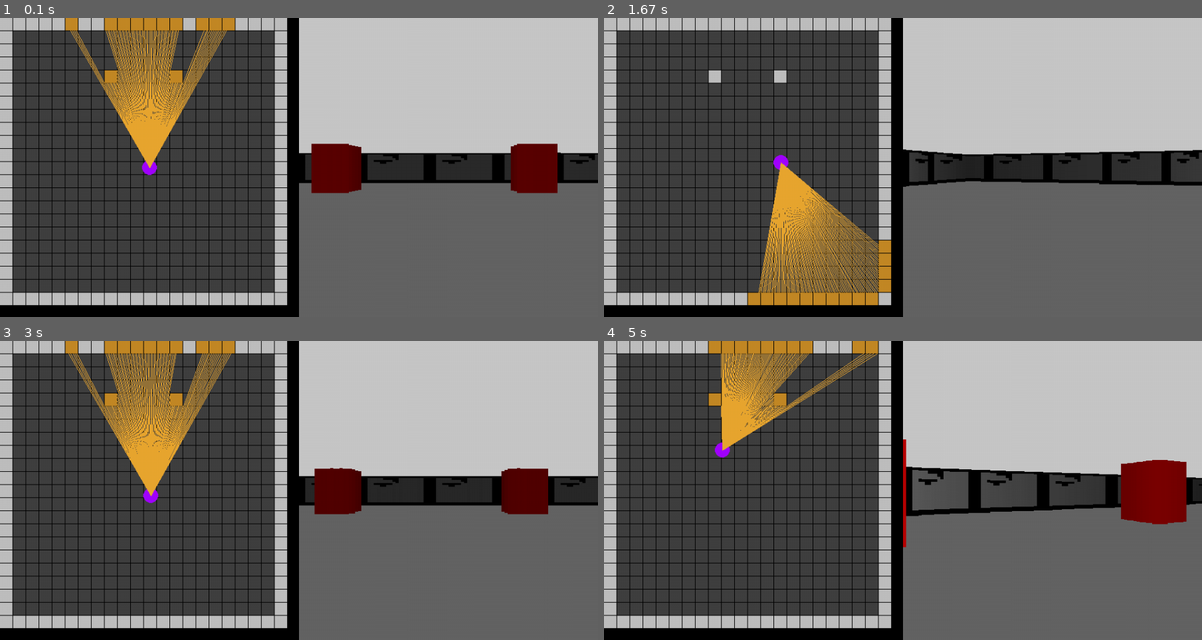
Above: before the commit, frames 1-4 (two rows, left to right).
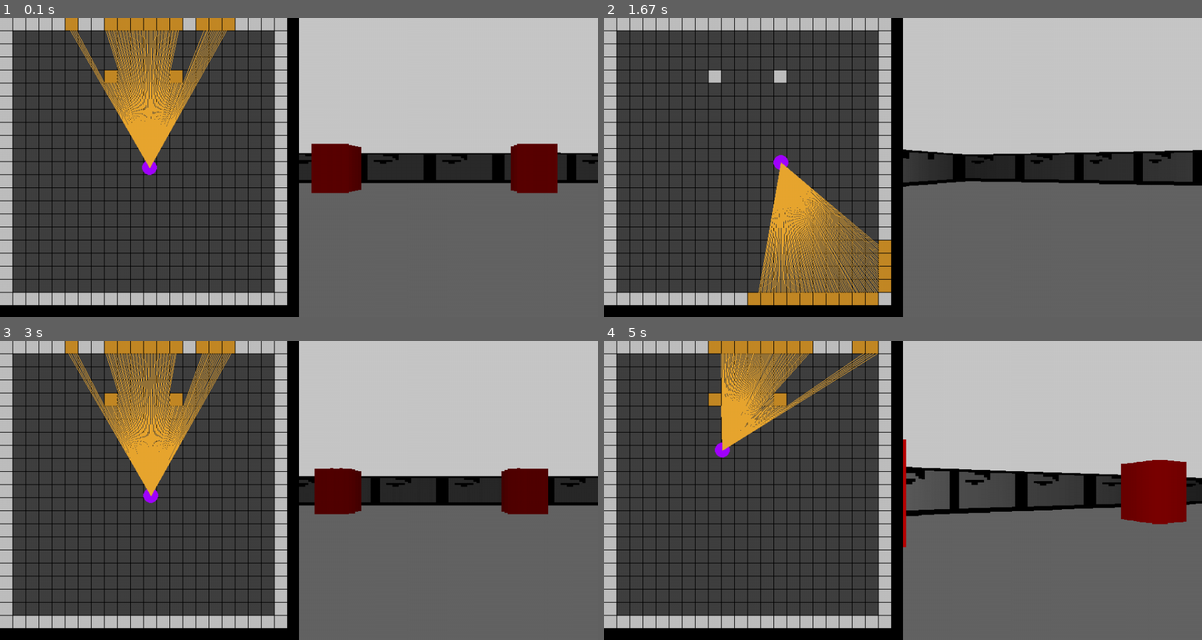
Above: after the commit, the same moments.

Repository: TLDispenser/My-Projects
Game: pygame game, started from 3d Rendering egenen/pygame_rendering/rendering.py
The game is run twice, just before and just after one commit, with the same random seed, the same clock (stepped at 60 frames per second) and the same inputs.
Inputs:
- Up to frame 1 (0.1 s): no input
- Up to frame 2 (1.67 s): hold Right 0.33-0.8 s; hold Up 0.83-1.13 s; hold Right 1.17-1.63 s
- Up to frame 3 (3 s): hold Left 1.67-2.2 s; hold Down 2.23-2.53 s; hold Left 2.57-2.97 s
- Up to frame 4 (5 s): hold Up 3-3.37 s; hold Right 3.4-4.03 s; hold Down 4.07-4.43 s; hold Left 4.47-4.93 s; hold Right from 4.97 s (still down)

The runs differ from the first frame. In frame 1, 0.4% of the frame differs, in the area x 50-100%, y 45-55%; in frame 2, 1.5%; in frame 3, 0.9%; in frame 4, 1.8%, in the area x 50-100%, y 43-57%.

Commit message:
Update rendering.py

Diff:
--- a/3d Rendering egenen/pygame_rendering/rendering.py
+++ b/3d Rendering egenen/pygame_rendering/rendering.py
@@ -157,7 +157,7 @@
         number_of_symbol_prevous = 0
         temp_depth_range_counter = 0
         for where_and_how_much in range(0, len(result), 2):
-            #texture_counter = result[where_and_how_much + 1] % TEXTURE_SIZE
+            texture_counter = result[where_and_how_much + 1] % TEXTURE_SIZE
             #use 1 devoided my somthing like depth to not increase when geting closer
             #check to see how many tiles im seeing!!!!!!!
             texture_counter_increaser = len(visible_tiles) / TEXTURE_SIZE
